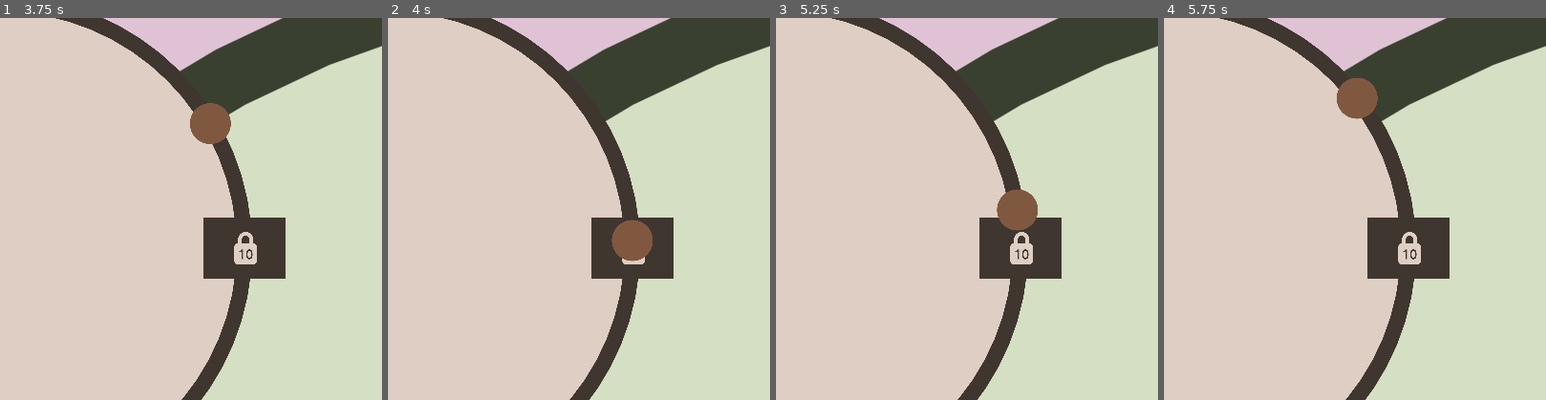
Above: before the commit, frames 1-4 (left to right).
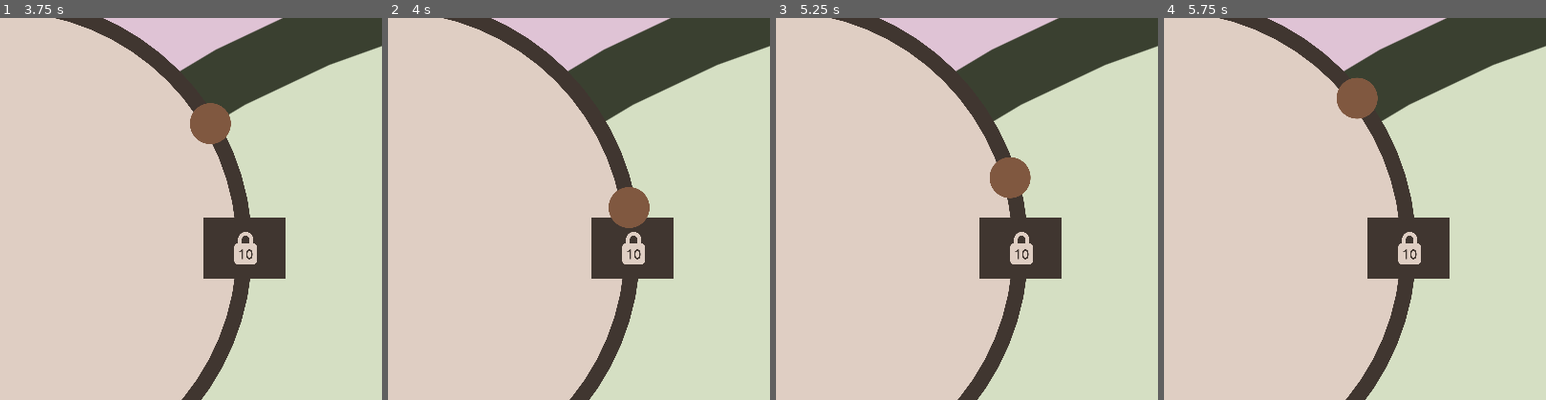
Above: after the commit, the same moments.

Repository: friedev/cycle-delver
Game: Godot game, scene res://src/main.tscn
Same seed, same stepped clock (60 frames per second), same inputs: the game is played once before the commit and once after it.
Inputs (mouse positions are % of the whole screen's width and height, from its top left):
- Up to frame 1 (3.75 s): tap Enter at 0.5 s; move the mouse to (72, 45) at 0.52 s; tap A (move_ccw) at 0.6, 2.85 s; click (72, 45) at 0.67 s; move the mouse to (30, 55) at 1.27 s; tap D (move_cw) at 1.35, 3.6 s; click (30, 55) at 1.42 s; move the mouse to (60, 28) at 2.02 s; hold W (move_out) 2.03-2.78 s; click (60, 28) at 2.17 s; move the mouse to (45, 70) at 2.77 s; click (45, 70) at 2.92 s; move the mouse to (80, 65) at 3.52 s; click (80, 65) at 3.67 s
- Up to frame 2 (4 s): no input
- Up to frame 3 (5.25 s): tap Space at 4.25 s; move the mouse to (20, 35) at 4.27 s; tap W (move_out) at 4.35 s; click (20, 35) at 4.42 s; tap Enter at 5 s; move the mouse to (55, 50) at 5.02 s; tap A (move_ccw) at 5.1 s; click (55, 50) at 5.17 s
- Up to frame 4 (5.75 s): no input
The pictures show only the part of the screen within x 50-100%, y 20-70%; the shares and areas given below are measured in that part.

Frame 1 is identical in both runs. In frame 2, 1.6% of the frame differs, in the area x 57-70%, y 44-64%; in frame 3, 1.6%; in frame 4, nothing differs.

Commit message:
Increase valve radius

Diff:
--- a/src/valve.gd
+++ b/src/valve.gd
@@ -1,7 +1,7 @@
 class_name Valve extends Vertex
 
 ## Valve radius as a fraction of parent loop radius.
-const VALVE_RADIUS := 1.0 / 32.0
+const VALVE_RADIUS := 1.0 / 6.0
 const VALVE_DRAW_SCALE := Loop.DRAW_RADIUS / 6.0
 
 const SCENE := preload("res://src/valve.tscn")
